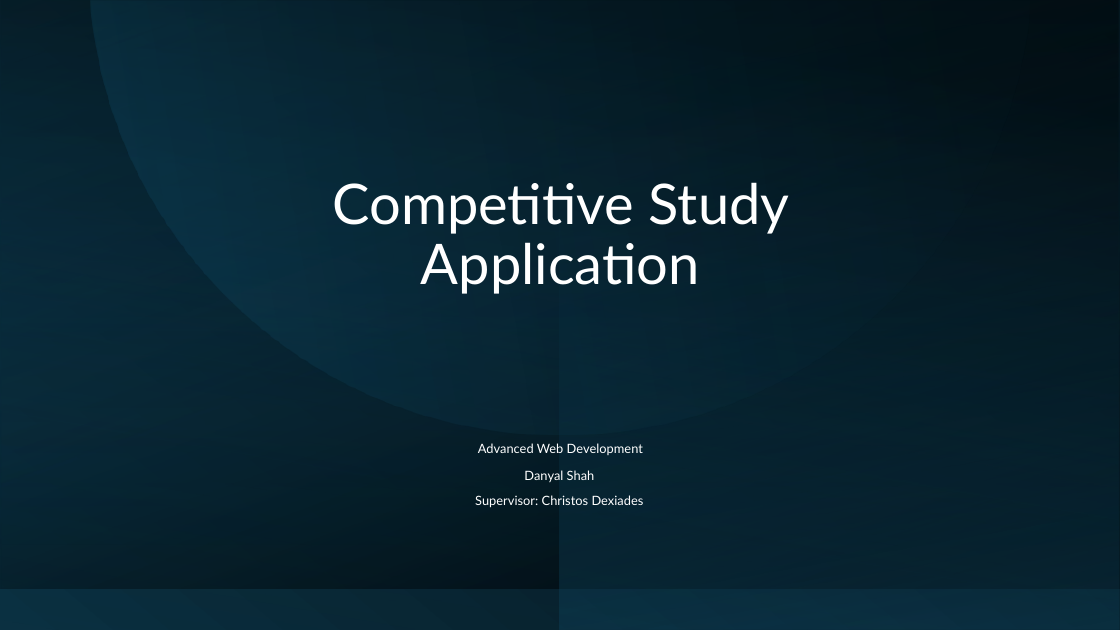
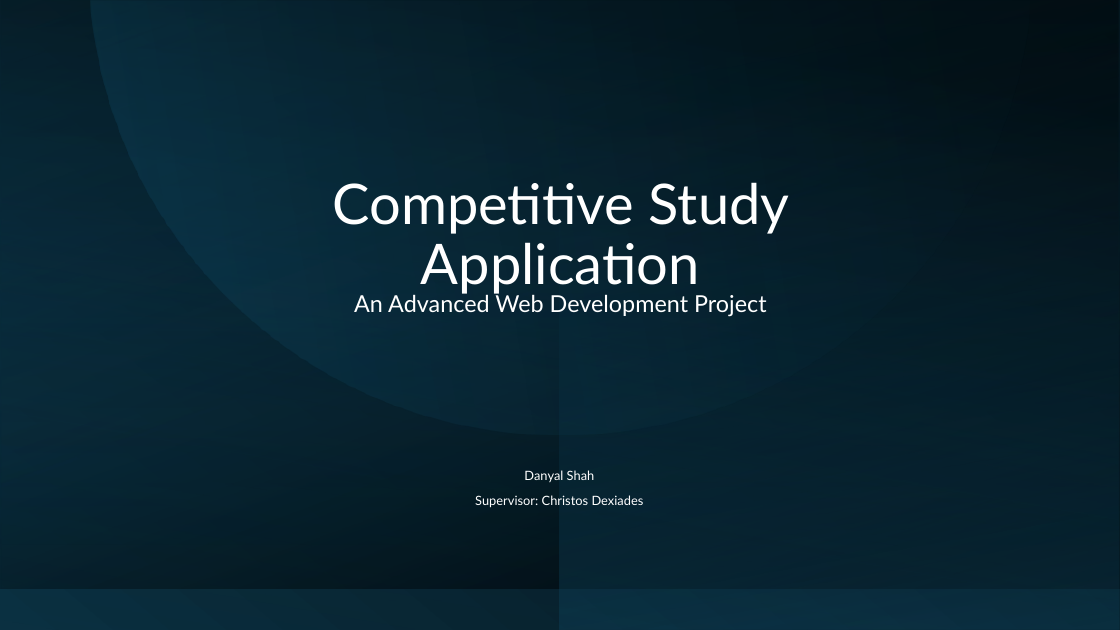
Before and after one commit to shahd9290/Competitive-Revision-Website, a slide deck: slide 1 of documents/Danyal Shah Interim Presentation.pptx. Drawn at 1120x630 pixels with LibreOffice and Linux fonts; fonts in the diff are those of the drawing. Boxes give left, top, right and bottom in pixels: in the first picture for what was removed or moved away, otherwise in the second. Text is boxed around its words. In the diff, an @@ line names an element or a change of style, - is before the commit and + after.

```diff
--- a/documents/Danyal Shah Interim Presentation.pptx
+++ b/documents/Danyal Shah Interim Presentation.pptx
@@ subtitle at (x1=354, y1=291, x2=767, y2=317): text changed; size 11 to 20 pt @@
-Advanced Web Development
+An Advanced Web Development Project
```
Also in this commit, not shown: 1 other slide changed, 2 slides added, 1 slide removed.
